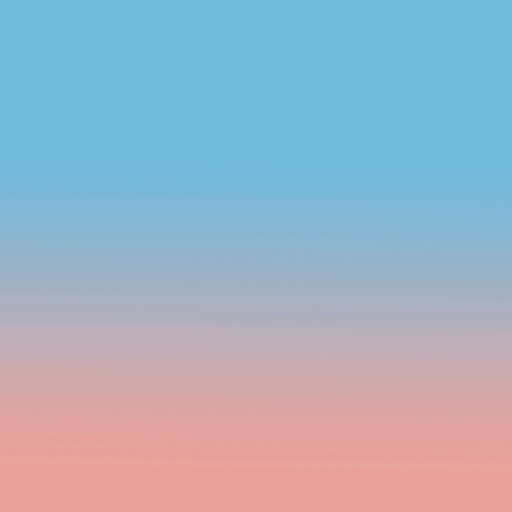
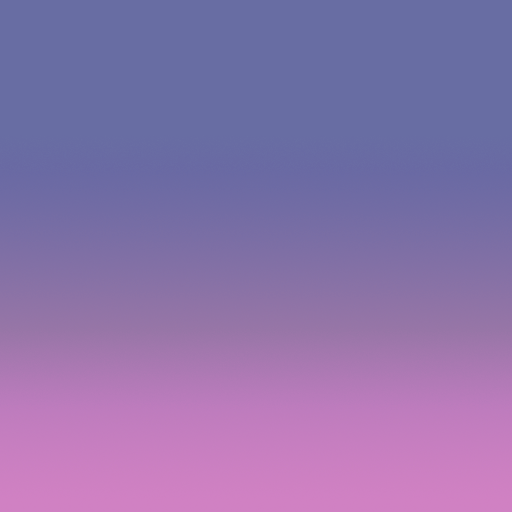
Revision of a layered 512×512 image; what changed, layer by layer:
added layer "Layer 1 copy" above "Layer 1" over [0, 0, 512, 512]
